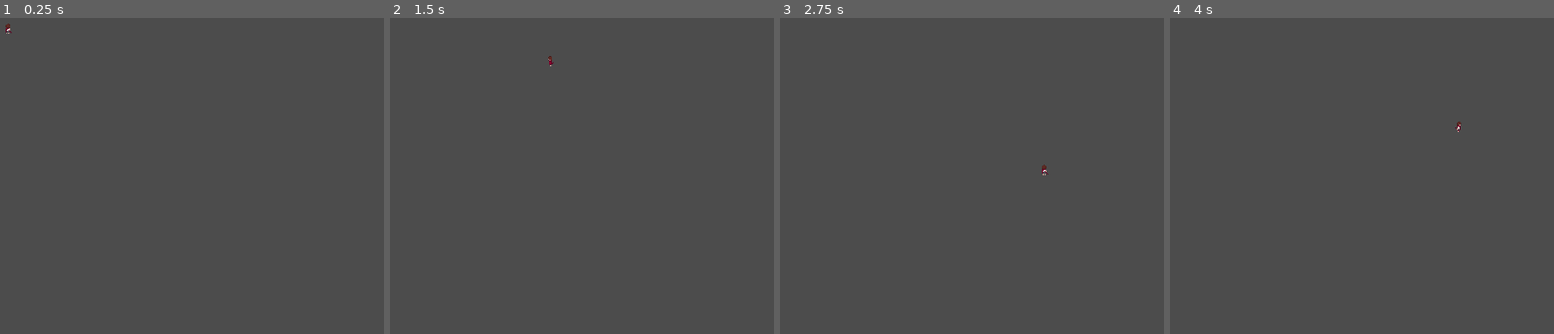
Above: before the commit, frames 1-4 (left to right).
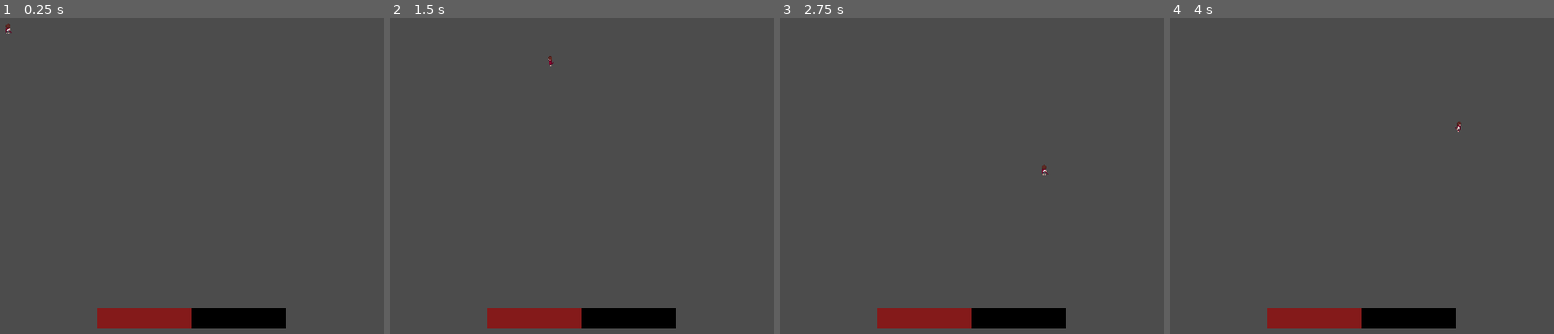
Above: after the commit, the same moments.

Repository: LadyVolk/The-Modern-Triad
Game: Godot game, scene res://Level.tscn
Two runs of this game, one before a commit and one after it. Both use one fixed random seed, a clock stepped at 60 frames per second and the inputs below.
Inputs (mouse positions are in pixels of both pictures, inside the frame that each line leads up to):
- Up to frame 1 (0.25 s): no input
- Up to frame 2 (1.5 s): tap Enter at 0.5 s; move the mouse to (743, 109) at 0.52 s; hold D (player_right) 0.53-1.28 s; hold Space (player_dash) 0.53-1.28 s; move the mouse to (432, 150) at 1.27 s; hold S (player_down) from 1.28 s (still down); click (432, 150) at 1.35 s
- Up to frame 3 (2.75 s): tap Enter at 2 s; move the mouse to (1044, 36) at 2.02 s; release S (player_down) at 2.03 s; hold D (player_right) from 2.03 s (still down); hold Space (player_dash) from 2.03 s (still down)
- Up to frame 4 (4 s): move the mouse to (1323, 213) at 2.77 s; release D (player_right) at 2.78 s; release Space (player_dash) at 2.78 s; hold W (player_up) 2.78-3.53 s; click (1323, 213) at 2.85 s; tap Enter at 3.5 s; move the mouse to (outside the picture) at 3.52 s; hold A (player_left) from 3.53 s (still down); hold Space (player_dash) from 3.53 s (still down)

The runs differ from the first frame. In frame 1, 3.2% of the frame differs, in the area x 25-75%, y 91-99%; in frame 2, 3.2%; in frame 3, 3.2%; in frame 4, 3.2%.

Commit message:
Started game HUD

Diff:
--- /dev/null
+++ b/game/GameHUD.tscn
@@ -0,0 +1,26 @@
+[gd_scene load_steps=3 format=2]
+
+[sub_resource type="StyleBoxFlat" id=1]
+bg_color = Color( 0.521569, 0.105882, 0.105882, 1 )
+
+[sub_resource type="StyleBoxFlat" id=2]
+bg_color = Color( 0, 0, 0, 1 )
+
+[node name="GameHUD" type="CanvasLayer"]
+
+[node name="ProgressBar" type="ProgressBar" parent="."]
+anchor_left = 0.5
+anchor_top = 1.0
+anchor_right = 0.5
+anchor_bottom = 1.0
+margin_left = -245.0
+margin_top = -79.9999
+margin_right = 245.0
+margin_bottom = -27.0
+custom_styles/fg = SubResource( 1 )
+custom_styles/bg = SubResource( 2 )
+value = 50.0
+percent_visible = false
+__meta__ = {
+"_edit_use_anchors_": false
+}
--- a/game/Level.tscn
+++ b/game/Level.tscn
@@ -1,7 +1,8 @@
-[gd_scene load_steps=3 format=2]
+[gd_scene load_steps=4 format=2]
 
 [ext_resource path="res://Player.tscn" type="PackedScene" id=1]
 [ext_resource path="res://Level.gd" type="Script" id=2]
+[ext_resource path="res://GameHUD.tscn" type="PackedScene" id=3]
 
 [node name="Level" type="Node2D"]
 script = ExtResource( 2 )
@@ -30,3 +31,5 @@
 polygon = PoolVector2Array( 1890, 0, 1890, -1080, 1920, -1080, 1920, 0 )
 
 [node name="Projectiles" type="Node" parent="."]
+
+[node name="GameHUD" parent="." instance=ExtResource( 3 )]
